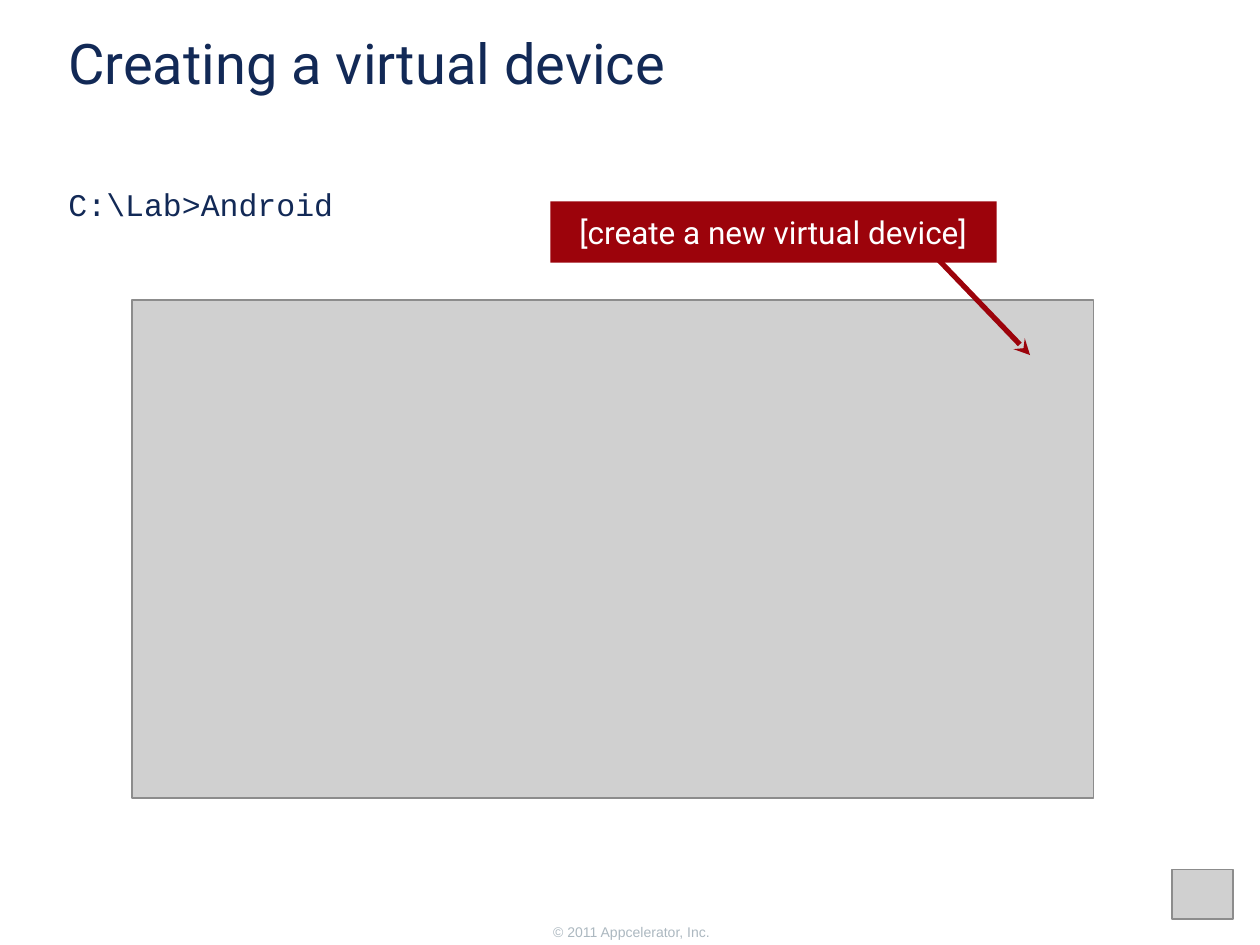
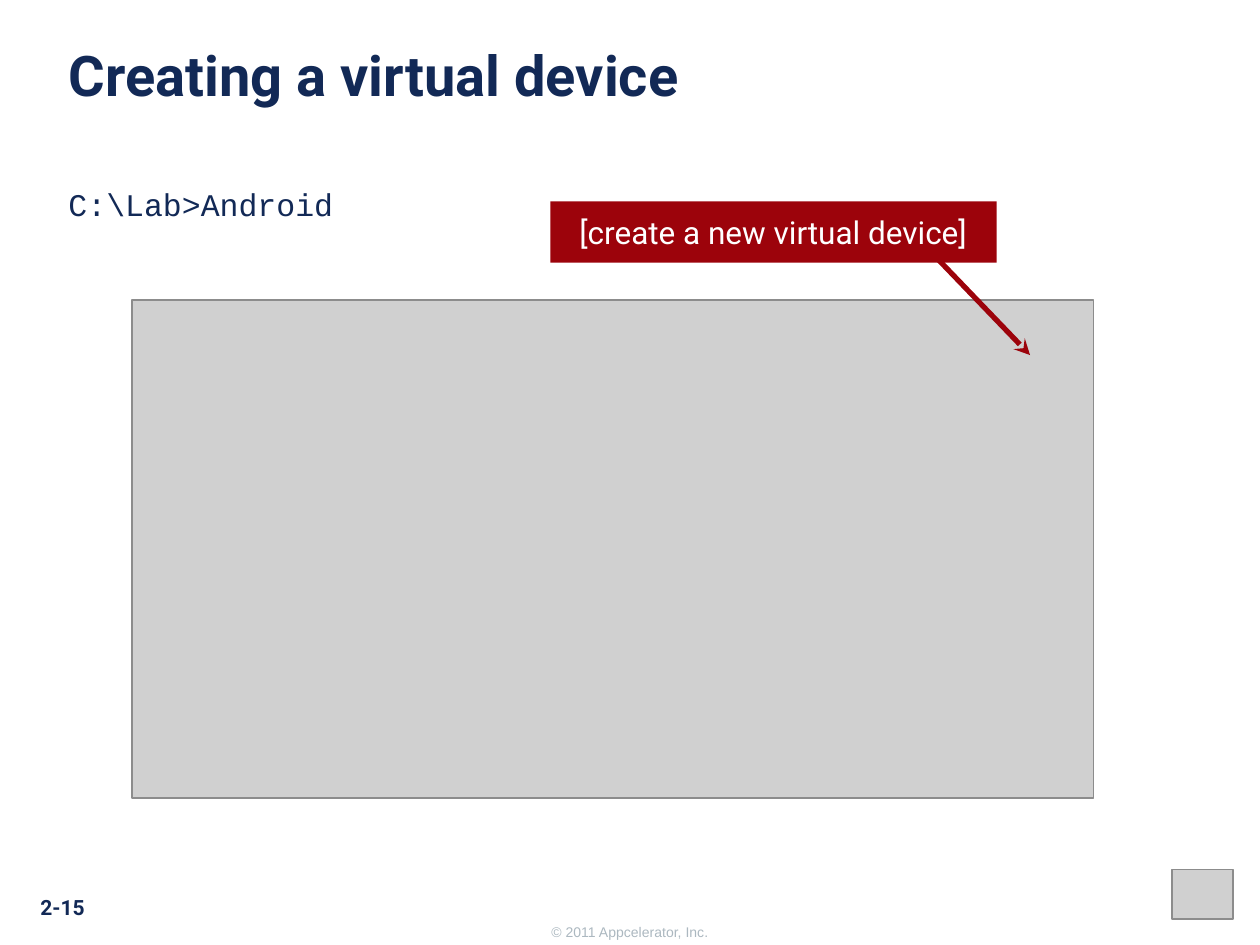
Before and after one commit to appcelerator-training-archive/tcad_certification, a slide deck: slide 15 of 210/210.ppt. Drawn at 1260x945 pixels with LibreOffice and Linux fonts; fonts in the diff are those of the drawing; grey boxes stand for pictures; background and template pictures are left out. Boxes give left, top, right and bottom in pixels: in the first picture for what was removed or moved away, otherwise in the second. Text is boxed around its words. In the diff, an @@ line names an element or a change of style, - is before the commit and + after.

```diff
--- a/210/210.ppt
+++ b/210/210.ppt
@@ text "Creating a virtual device": place and size @@
-text "Creating a virtual device" at [68, 42, 665, 96]
+text "Creating a virtual device" at [68, 54, 678, 108]
@@ text "Creating a virtual device" at [68, 54, 678, 108]: bold on @@
@@ page number added at [40, 900, 84, 916], 12 pt, text #122956, bold @@
+2-15
@@ text added at [566, 927, 709, 940], 8 pt, text #ACB8C0 @@
+© 2011 Appcelerator, Inc.
@@ text removed at [567, 927, 710, 940] @@
-© 2011 Appcelerator, Inc.
```
Also in this commit, not shown: 27 other slides changed, 1 slide added, 5 slides removed, 54 other files.
